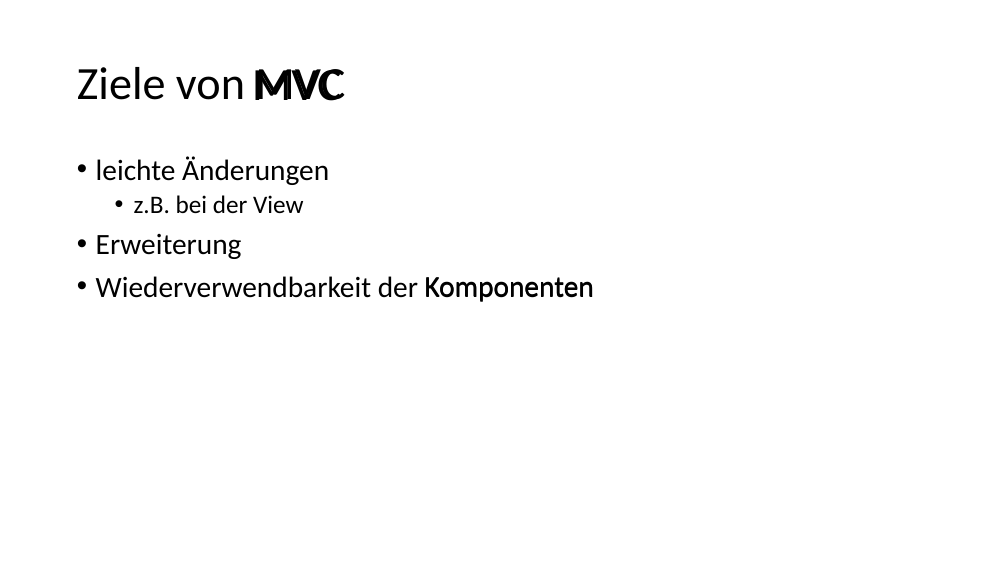
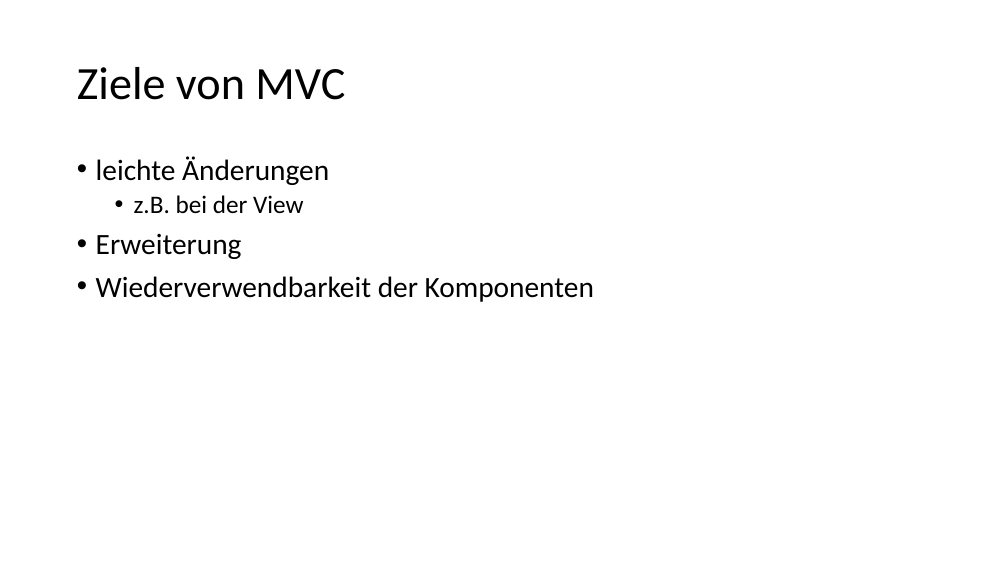
Before and after one commit to brandart/mvc_presentation, a slide deck: slide 7 of doc/Brandstetter_MVC_02.pptx (slide 3 before the commit). Drawn at 1008x567 pixels with LibreOffice and Linux fonts; fonts in the diff are those of the drawing; background and template pictures are left out. Boxes give left, top, right and bottom in pixels: in the first picture for what was removed or moved away, otherwise in the second. Text is boxed around its words. In the diff, an @@ line names an element or a change of style, - is before the commit and + after.

```diff
--- a/doc/Brandstetter_MVC_02.pptx
+++ b/doc/Brandstetter_MVC_02.pptx
@@ text removed at [255,69,345,101] @@
-MVC
```
Also in this commit, not shown: 6 other slides changed, 9 slides added, 4 slides removed, 7 other files.
